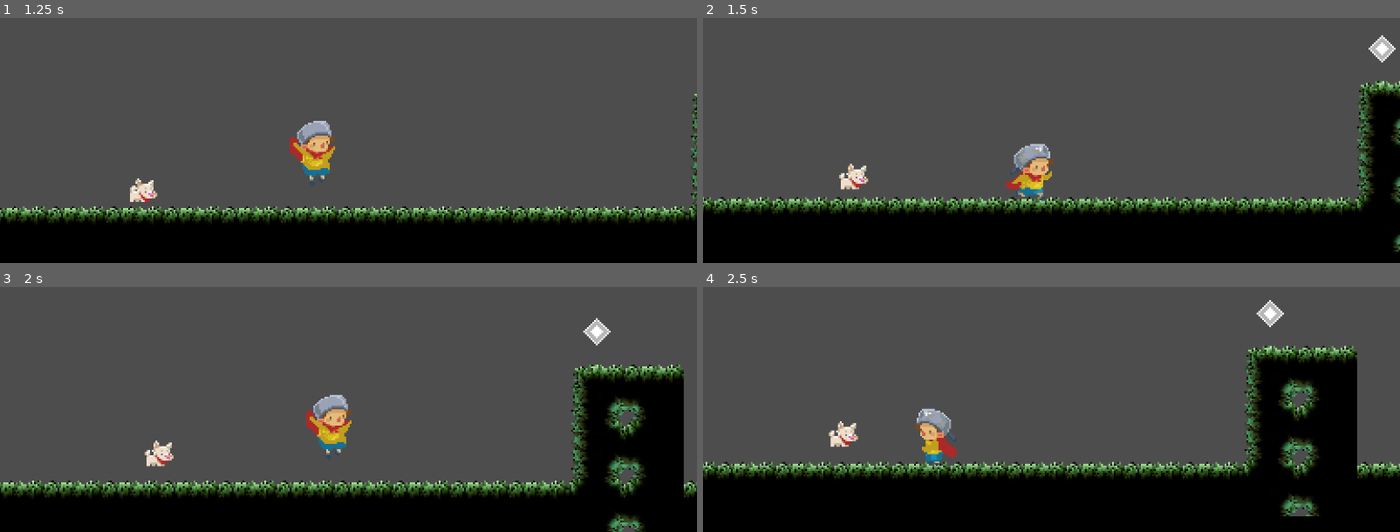
Above: before the commit, frames 1-4 (two rows, left to right).
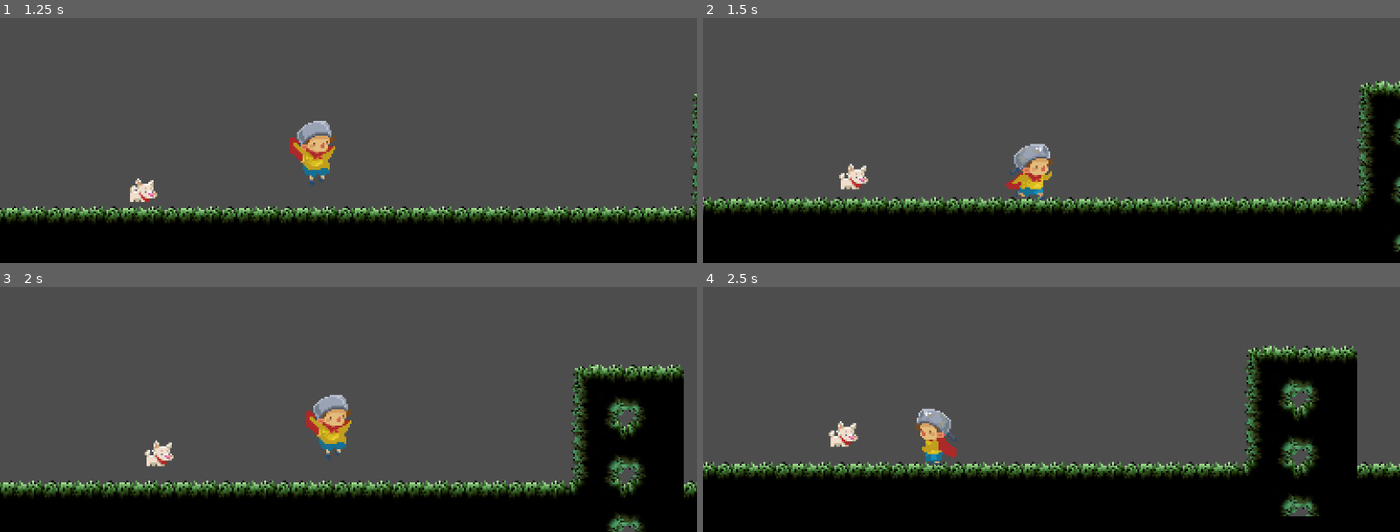
Above: after the commit, the same moments.

Repository: helenaruizs/WUTGodot
Game: Godot game, scene res://scenes/game.tscn
The game is run twice, just before and just after one commit, with the same random seed, the same clock (stepped at 60 frames per second) and the same inputs.
Inputs:
- Up to frame 1 (1.25 s): tap Enter (ui_accept) at 0.5 s; hold D (move_right) from 0.53 s (still down); hold Shift (run) from 0.53 s (still down); tap Space (jump) at 0.77 s
- Up to frame 2 (1.5 s): keep holding D (move_right); release Shift (run) at 1.28 s; tap Shift (run) at 1.35 s
- Up to frame 3 (2 s): keep holding D (move_right); tap Space (jump) at 1.52 s
- Up to frame 4 (2.5 s): release D (move_right) at 2.03 s; hold A (move_left) from 2.03 s (still down); hold Shift (run) from 2.03 s (still down)

Frame 1 is identical in both runs. In frame 2, 0.2% of the frame differs, in the area x 95-100%, y 7-19%; in frame 3, 0.2%, in the area x 83-88%, y 12-24%; in frame 4, 0.2%.
Error after the commit: Parse Error: Function "tileAboveExist()" not found in base self. (res://Environment/tile_map.gd:30)

Commit message:
simplified the code by a bizillion times! pretty darn proud

Diff:
--- a/Environment/tile_map.gd
+++ b/Environment/tile_map.gd
@@ -25,6 +25,49 @@
 	}
 	return point_info
 
+func addPoint(tile: Vector2i, check_position: Vector2i, node_type, is_empty: bool, color: Color = Color(1,1,1,1)):
+	## If a tile exist above, it's not an edge
+	if tileAboveExist(tile):
+		return
+	## If the tile to the left (X - 1) is empty
+	if is_empty:
+		if get_cell_source_id(COLLISION_LAYER, check_position) == CELL_IS_EMPTY:
+			var tile_above = Vector2i(tile.x, tile.y - 1)
+			var existing_point_id = tileAlreadyExistInGraph(tile_above)
+
+			if existing_point_id == -1:
+				var _point_id = _graph.get_available_point_id()
+				var _point_position = map_to_local(tile_above)
+				var _point_info = create_point_info(_point_id, _point_position)  # Create a new point information, and pass in the pointId
+				_point_info.node_type = true
+				_point_info_list.append(_point_info)
+				_graph.add_point(_point_id, _point_position)
+				addVisualPoint(tile_above, color)
+			else:
+				for _point_info in _point_info_list:
+					if _point_info._point_id == existing_point_id:
+						_point_info.node_type = true  # Flag that it's a left edge
+						break
+	if not is_empty:
+		if get_cell_source_id(COLLISION_LAYER, check_position) != CELL_IS_EMPTY:
+			var tile_above = Vector2i(tile.x, tile.y - 1)
+			var existing_point_id = tileAlreadyExistInGraph(tile_above)
+
+			if existing_point_id == -1:
+				var _point_id = _graph.get_available_point_id()
+				var _point_position = map_to_local(tile_above)
+				var _point_info = create_point_info(_point_id, _point_position)  # Create a new point information, and pass in the pointId
+				_point_info.node_type = true
+				_point_info_list.append(_point_info)
+				_graph.add_point(_point_id, _point_position)
+				addVisualPoint(tile_above, color)
+			else:
+				for _point_info in _point_info_list:
+					if _point_info._point_id == existing_point_id:
+						_point_info.node_type = true  # Flag that it's a left edge
+						break
+				addVisualPoint(tile_above, color)
+
 @export var show_debug_graph : bool = true
 
 const COLLISION_LAYER : int = 0
@@ -48,7 +91,10 @@
 
 func addGraphPoints() -> void:
 	for tile in _used_tiles:
-		addLeftEdgePoint(tile)
+		addPoint(tile, Vector2i(tile.x - 1, tile.y), left_edge, true) # Left Edge point
+		addPoint(tile, Vector2i(tile.x + 1, tile.y), right_edge, true) # Right Edge point
+		addPoint(tile, Vector2i(tile.x - 1, tile.y - 1), left_wall, false) # Left Wall point
+		addPoint(tile, Vector2i(tile.x + 1, tile.y - 1), right_wall, false) # Left Wall point
 
 func tileAlreadyExistInGraph(tile: Vector2i) -> int:
 	var local_position = map_to_local(tile)
@@ -80,40 +126,6 @@
 	visual_point.position = map_to_local(_tile)  # Map the position of the visual point to local coordinates
 	add_child(visual_point)  # Add the visual point as a child to the scene
 
-#region Tile Edge and Wall Graph Points
-
-func addLeftEdgePoint(tile: Vector2i):
-	## If a tile exist above, it's not an edge
-	if tileAboveExist(tile):
-		return
-	## If the tile to the left (X - 1) is empty
-	if get_cell_source_id(COLLISION_LAYER, Vector2i(tile.x - 1, tile.y)) == CELL_IS_EMPTY:
-		var tile_above = Vector2i(tile.x, tile.y - 1)
-		var existing_point_id = tileAlreadyExistInGraph(tile_above)
-
-		if existing_point_id == -1:
-			var _point_id = _graph.get_available_point_id()
-			var _point_position = map_to_local(tile_above)
-			var _point_info = create_point_info(_point_id, _point_position)  # Create a new point information, and pass in the pointId
-			_point_info.left_edge = true
-			_point_info_list.append(_point_info)
-			_graph.add_point(_point_id, _point_position)
-			addVisualPoint(tile_above)
-		else:
-			for _point_info in _point_info_list:
-				if _point_info._point_id == existing_point_id:
-					_point_info.left_edge = true  # Flag that it's a left edge
-					break
-				addVisualPoint(tile_above, Color("#73e7f7"))
-
-
-
-func tileAboveExist(tile: Vector2i) -> bool:
-	if get_cell_source_id(COLLISION_LAYER, Vector2i(tile.x, tile.y - 1)) == CELL_IS_EMPTY:
-		return false
-	return true
-
-#endregion
 
 # Called every frame. 'delta' is the elapsed time since the previous frame.
 func _process(delta):
--- a/scenes/game.tscn
+++ b/scenes/game.tscn
@@ -220,6 +220,7 @@
 format = 2
 layer_0/tile_data = PackedInt32Array(196602, 65537, 0, 196603, 65537, 0, 196604, 65537, 0, 196605, 65537, 0, 196606, 65 …(1171 unchanged characters)…
 script = ExtResource("3_xua83")
+show_debug_graph = null
 
 [node name="Player" parent="." instance=ExtResource("2_k3syl")]
 position = Vector2(-113, 65)
